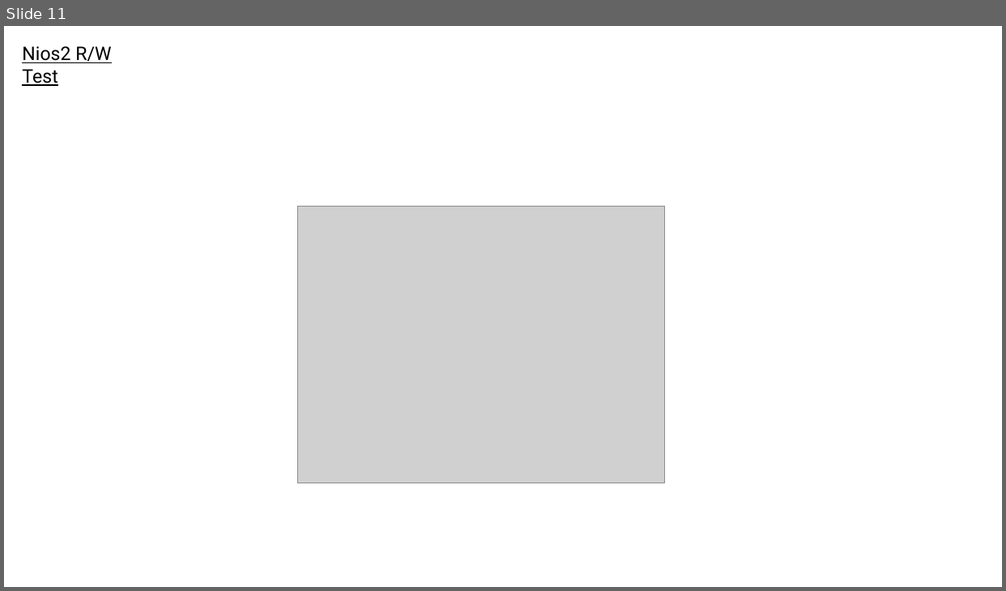
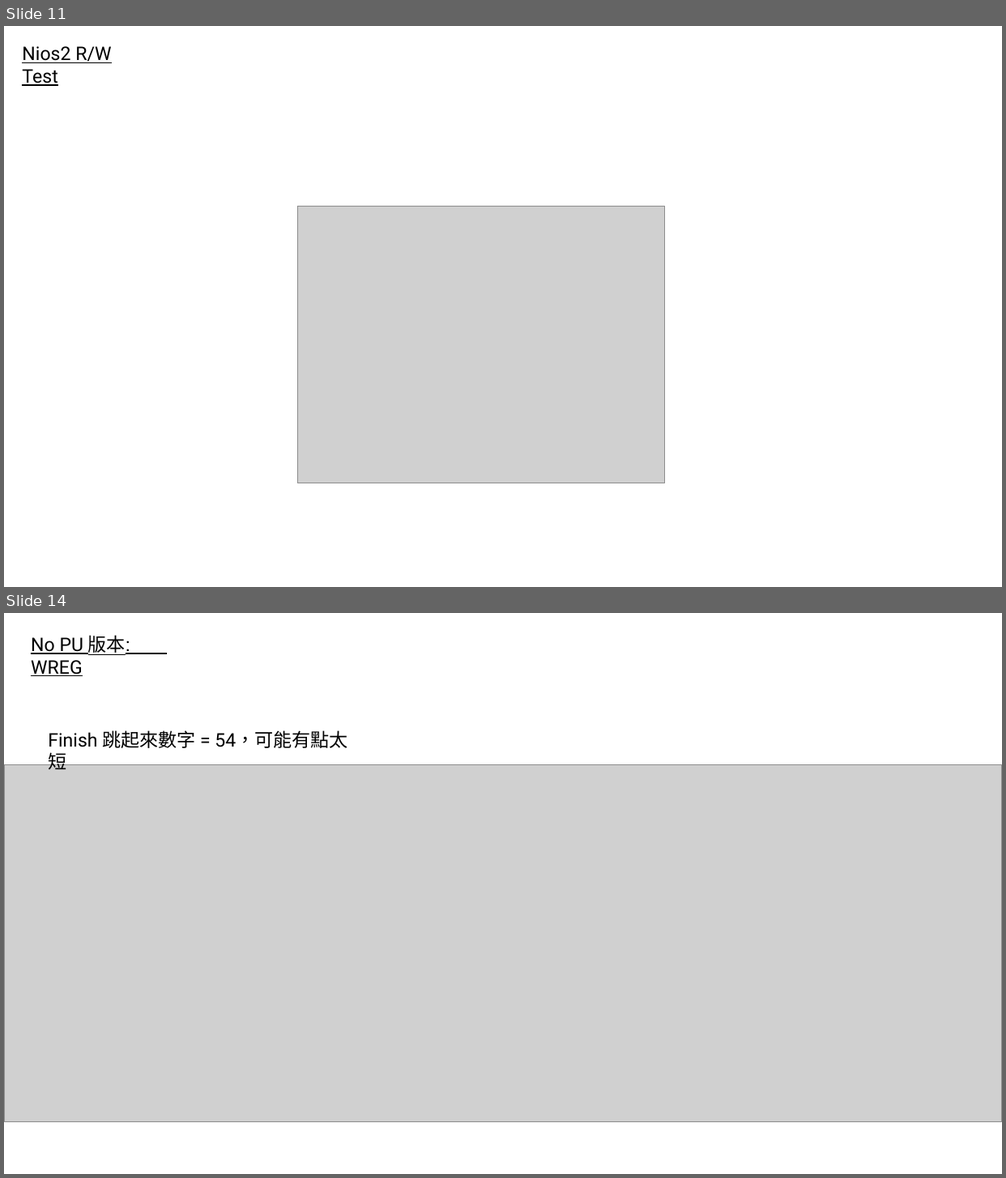
Before and after one commit to adamShiau/adamShiau_FPGA, a slide deck: intel_IP/IRIS/HW_IP/Interface/I2C/V1/I2C_ADXL357.pptx. Shown one above the other, each under a label of ours: slide 11 before the commit, slides 11 and 14 after it; the slides between them are not shown. The pictures are 1006x591 and 1006x1178 pixels, drawn with LibreOffice and Linux fonts; fonts in the diff are those of the drawing; grey boxes stand for pictures. Boxes give left, top, right and bottom in pixels: in the first picture for what was removed or moved away, otherwise in the second. Text is boxed around its words. In the diff, an @@ line names an element or a change of style, - is before the commit and + after.

```diff
--- a/intel_IP/IRIS/HW_IP/Interface/I2C/V1/I2C_ADXL357.pptx
+++ b/intel_IP/IRIS/HW_IP/Interface/I2C/V1/I2C_ADXL357.pptx
@@ slide 14 added at <box>4,613,1002,1174</box>, background #FFFFFF @@
@@ text added at <box>31,635,130,676</box>, 18 pt, text #000000, underline @@
+No PU 版本:
+WREG
@@ text added at <box>48,730,348,769</box>, 18 pt, text #000000 @@
+Finish 跳起來數字 = 54，可能有點太短
@@ picture added at <box>4,765,1002,1122</box> @@
```
Also in this commit, not shown: 11 other slides added, 6 slides removed, 20 other files.
